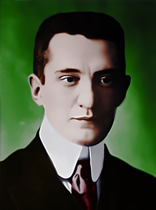
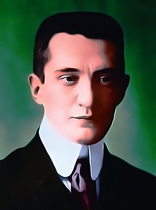
Revision of a layered 156 × 210 image; what changed, layer by layer:
added layer "Kurven 2" (1st of 4) above "Kurven 1" over [0, 0, 156, 210]
